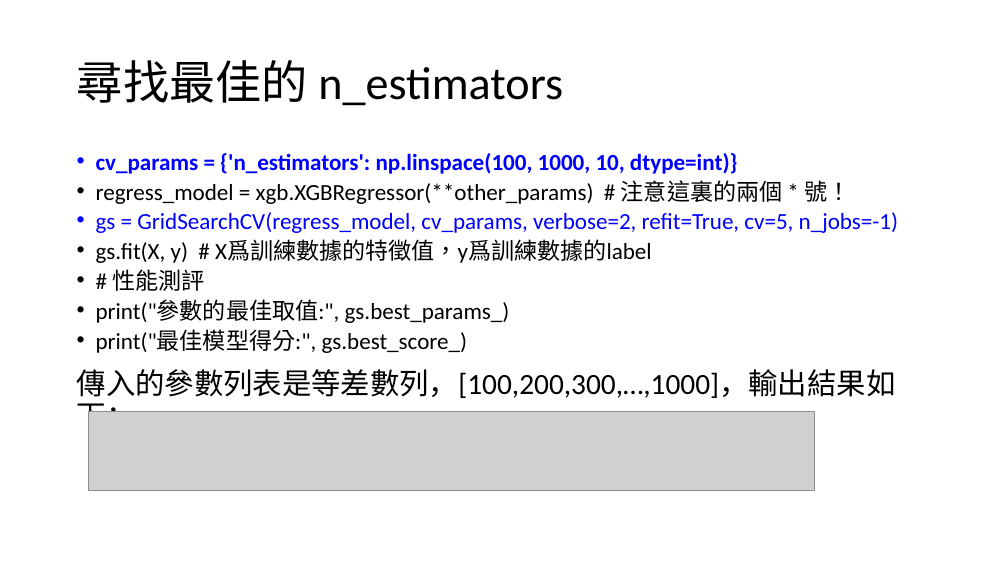
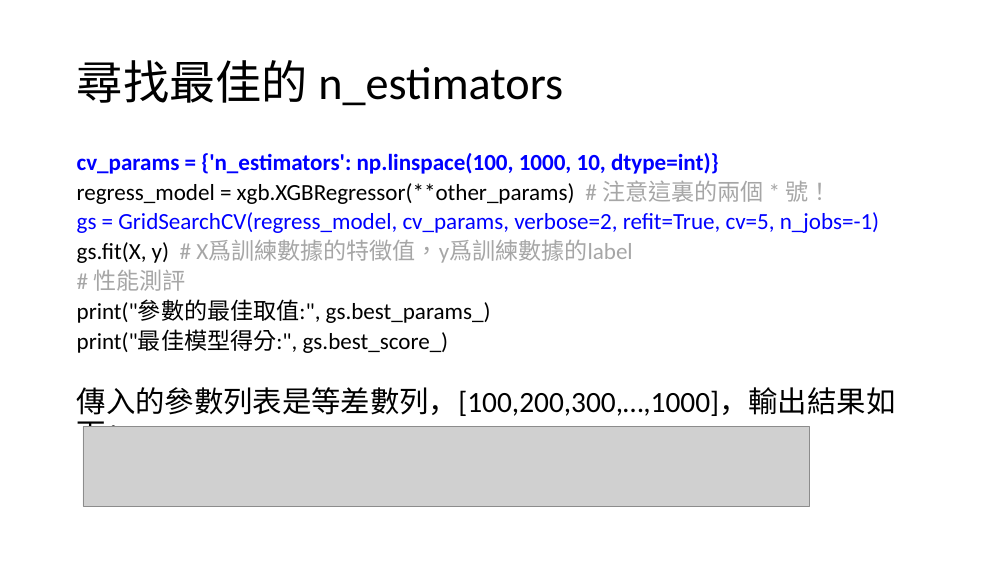
Before and after one commit to lokcyi/AI, a slide deck: slide 25 of ClassMaterial/20210308/XGBoost介紹.ppt (slide 30 before the commit). Drawn at 1008x567 pixels with LibreOffice and Linux fonts; fonts in the diff are those of the drawing; grey boxes stand for pictures. Boxes give left, top, right and bottom in pixels: in the first picture for what was removed or moved away, otherwise in the second. Text is boxed around its words. In the diff, an @@ line names an element or a change of style, - is before the commit and + after.

```diff
--- a/ClassMaterial/20210308/XGBoost介紹.ppt
+++ b/ClassMaterial/20210308/XGBoost介紹.ppt
@@ text "cv_params = {'n_estimators': np.linspace(100, 1000, ..." at box(77, 153, 879, 353): text colour #000000 to #A6A6A6 in "# 注意這裏的兩個 * 號！", "# X爲訓練數據的特徵值，y爲訓練數據的label", "# 性能測評"; bullet • to none @@
@@ text "傳入的參數列表是等差數列，[100,200,300,…,1000]，輸出結果如下：": place and size @@
-text "傳入的參數列表是等差數列，[100,200,300,…,1000]，輸出結果如下：" at box(77, 369, 896, 434)
+text "傳入的參數列表是等差數列，[100,200,300,…,1000]，輸出結果如下：" at box(77, 387, 896, 452)
@@ picture: place and size @@
-picture at box(88, 411, 814, 490)
+picture at box(83, 426, 809, 506)
```
Also in this commit, not shown: 10 other slides changed, 2 slides added, 4 other files.
